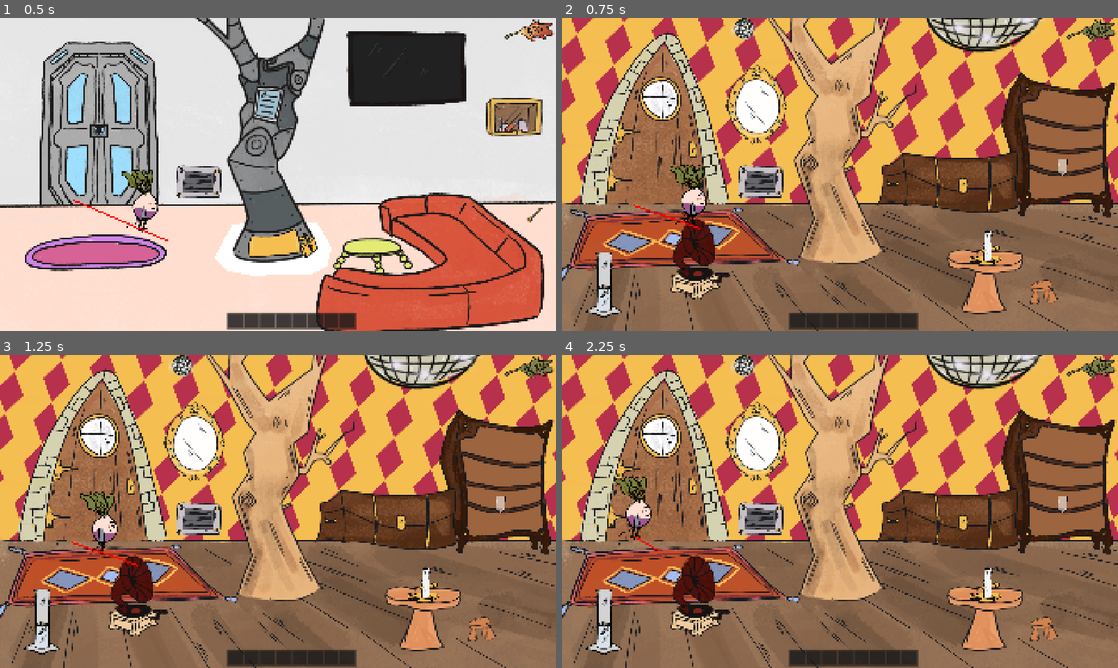
Above: before the commit, frames 1-4 (two rows, left to right).
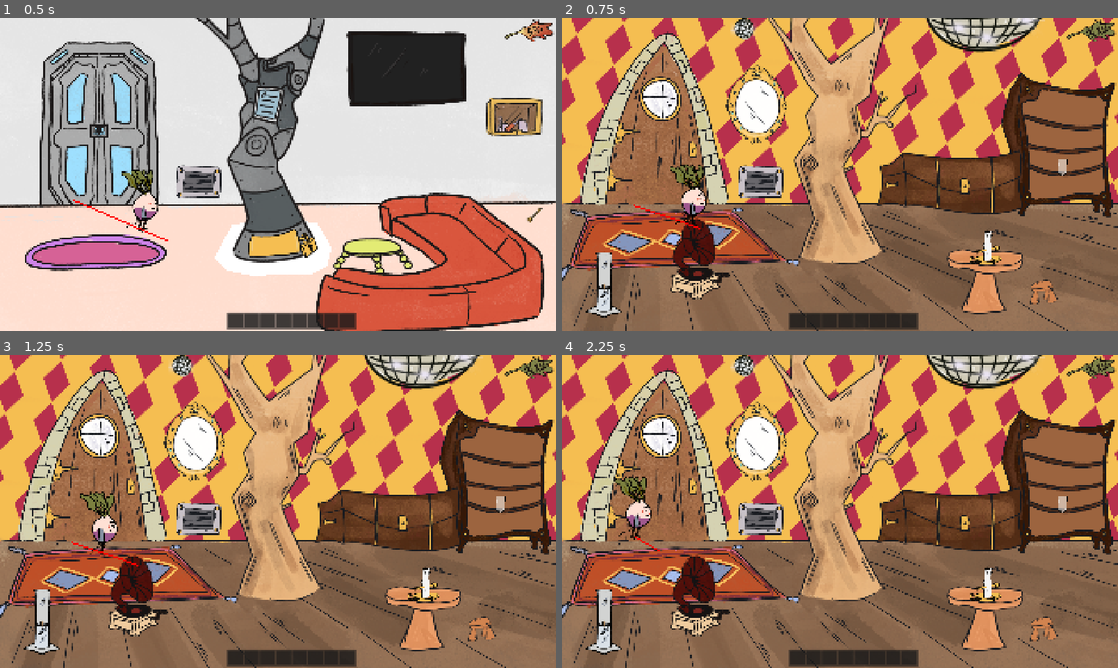
Above: after the commit, the same moments.

Repository: s0lst1ce/microjam60
Game: Godot game, scene res://main.tscn
The game is run twice, just before and just after one commit, with the same random seed, the same clock (stepped at 60 frames per second) and the same inputs.
Inputs (mouse positions are in pixels of both pictures, inside the frame that each line leads up to):
- Up to frame 1 (0.5 s): no input
- Up to frame 2 (0.75 s): click (1090, 30) at 0.5 s
- Up to frame 3 (1.25 s): no input
- Up to frame 4 (2.25 s): click (1090, 367) at 1.25 s; click (1090, 367) at 2 s

Frame 1 is identical in both runs. In frame 2, 0.9% of the frame differs, in the area x 56-83%, y 42-63%; in frame 3, 0.9%; in frame 4, 0.9%.

Commit message:
fix: open chest pos

Diff:
--- a/magpie_lounge_retro.tscn
+++ b/magpie_lounge_retro.tscn
@@ -10,7 +10,7 @@
 [ext_resource type="Texture2D" uid="uid://bue77map4m8ij" path="res://assets/furniture/armoire.png" id="9_q64ew"]
 [ext_resource type="Script" uid="uid://bho5k2mts73f7" path="res://shelf.gd" id="10_ycws2"]
 [ext_resource type="Resource" uid="uid://bye0mw6ln3wrw" path="res://glass.tres" id="11_12yyj"]
-[ext_resource type="Texture2D" uid="uid://y3ss08tbkq4x" path="res://assets/furniture/coffre.png" id="11_i7bxq"]
+[ext_resource type="Texture2D" uid="uid://ct17g0se4kk86" path="res://assets/furniture/opened_chest.png" id="11_aaei6"]
 [ext_resource type="Texture2D" uid="uid://do4ox4a10pg02" path="res://assets/furniture/record_player.png" id="12_3ylqn"]
 [ext_resource type="Texture2D" uid="uid://dxijnpmiw2e61" path="res://assets/furniture/glass.png" id="12_ffxr0"]
 [ext_resource type="Script" uid="uid://cylv4nsrycvdl" path="res://candle.gd" id="13_324kn"]
@@ -122,7 +122,7 @@
 offset_top = 444.0
 offset_right = 1596.0
 offset_bottom = 687.0
-texture = ExtResource("11_i7bxq")
+texture = ExtResource("11_aaei6")
 script = ExtResource("13_e6id1")
 interacts_with = Array[String](["key"])
 metadata/_custom_type_script = "uid://cg47jubodtsch"
Binary file changed: assets/furniture/opened_chest.png
